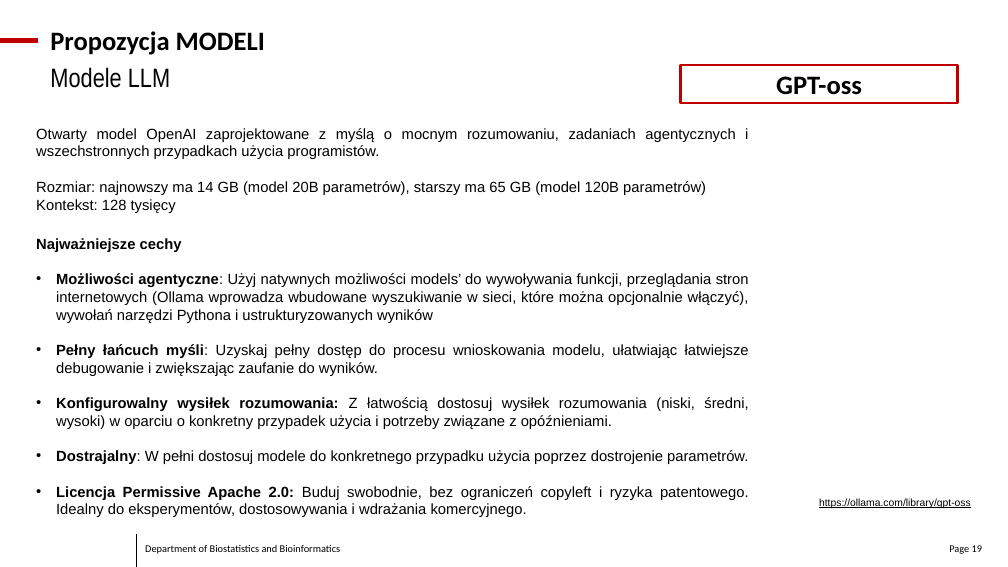
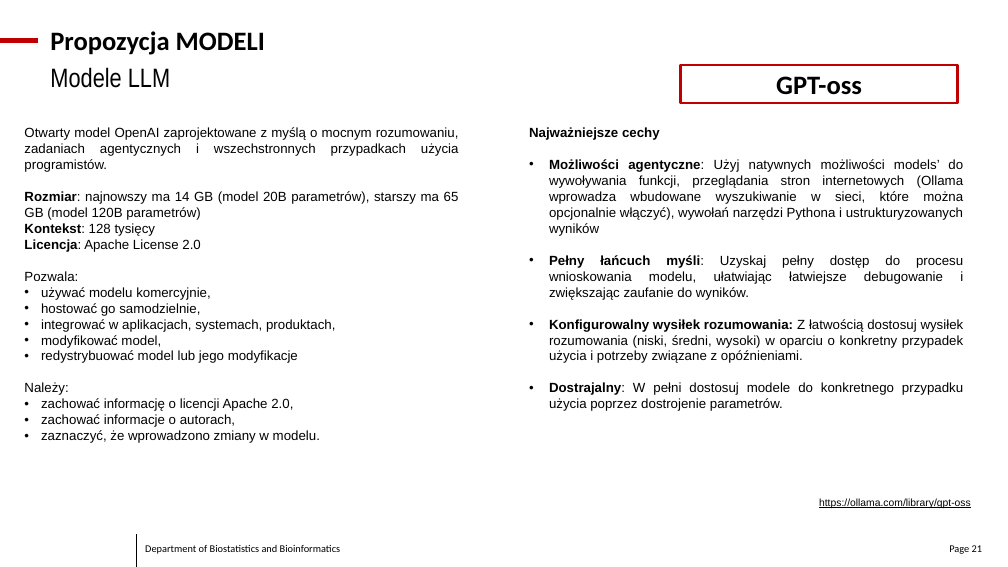
Before and after one commit to dn-dab-nio/ClinicalGuidelineSummary, a slide deck: slide 21 of raport_LLM.pptx (slide 19 before the commit). Drawn at 1008x567 pixels with LibreOffice and Linux fonts; fonts in the diff are those of the drawing; background and template pictures are left out. Boxes give left, top, right and bottom in pixels: in the first picture for what was removed or moved away, otherwise in the second. Text is boxed around its words. In the diff, an @@ line names an element or a change of style, - is before the commit and + after.

```diff
--- a/raport_LLM.pptx
+++ b/raport_LLM.pptx
@@ text at [24,127,459,236]: size 20 to 18 pt in "Otwarty model OpenAI zaprojektowane z myślą o ...", "Rozmiar: najnowszy ma 14 GB (model 20B ...", "Kontekst: 128 tysięcy"; bold on in "Rozmiar:", "Kontekst:" @@
@@ text "Otwarty model OpenAI zaprojektowane z ...": place and size @@
-text "Otwarty model OpenAI zaprojektowane z ..." at [36,128,749,517]
+text "Otwarty model OpenAI zaprojektowane z ..." at [24,127,459,443]
@@ text added at [529,127,964,411], 18 pt, text #000000 @@
+Najważniejsze cechy
+• Możliwości agentyczne: Użyj natywnych możliwości models’ do wywoływania funkcji, przeglądania stron internetowych (Ollama wprowadza wbudowane wyszukiwanie w sieci, które można opcjonalnie włączyć), wywołań narzędzi Pythona i ustrukturyzowanych wyników
+• Pełny łańcuch myśli: Uzyskaj pełny dostęp do procesu wnioskowania modelu, ułatwiając łatwiejsze debugowanie i zwiększając zaufanie do wyników.
+• Konfigurowalny wysiłek rozumowania: Z łatwością dostosuj wysiłek rozumowania (niski, średni, wysoki) w oparciu o konkretny przypadek użycia i potrzeby związane z opóźnieniami.
+• Dostrajalny: W pełni dostosuj modele do konkretnego przypadku użycia poprzez dostrojenie parametrów.
@@ text at [24,239,335,443]: text changed; size 20 to 18 pt @@
-Najważniejsze cechy
-• Możliwości agentyczne: Użyj natywnych możliwości models’ do wywoływania funkcji, przeglądania stron internetowych (Ollama wprowadza wbudowane wyszukiwanie w sieci, które można opcjonalnie włączyć), wywołań narzędzi Pythona i ustrukturyzowanych wyników
-• Pełny łańcuch myśli: Uzyskaj pełny dostęp do procesu wnioskowania modelu, ułatwiając łatwiejsze debugowanie i zwiększając zaufanie do wyników.
-• Konfigurowalny wysiłek rozumowania: Z łatwością dostosuj wysiłek rozumowania (niski, średni, wysoki) w oparciu o konkretny przypadek użycia i potrzeby związane z opóźnieniami.
-• Dostrajalny: W pełni dostosuj modele do konkretnego przypadku użycia poprzez dostrojenie parametrów.
-• Licencja Permissive Apache 2.0: Buduj swobodnie, bez ograniczeń copyleft i ryzyka patentowego. Idealny do eksperymentów, dostosowywania i wdrażania komercyjnego.
+Licencja: Apache License 2.0
+Pozwala:
+• używać modelu komercyjnie,
+• hostować go samodzielnie,
+• integrować w aplikacjach, systemach, produktach,
+• modyfikować model,
+• redystrybuować model lub jego modyfikacje
+Należy:
+• zachować informację o licencji Apache 2.0,
+• zachować informacje o autorach,
+• zaznaczyć, że wprowadzono zmiany w modelu.
@@ page number at [949,545,982,554]: text changed @@
-Page 19
+Page 21
```
Also in this commit, not shown: 4 other slides changed, 4 slides added, 1 slide removed.
